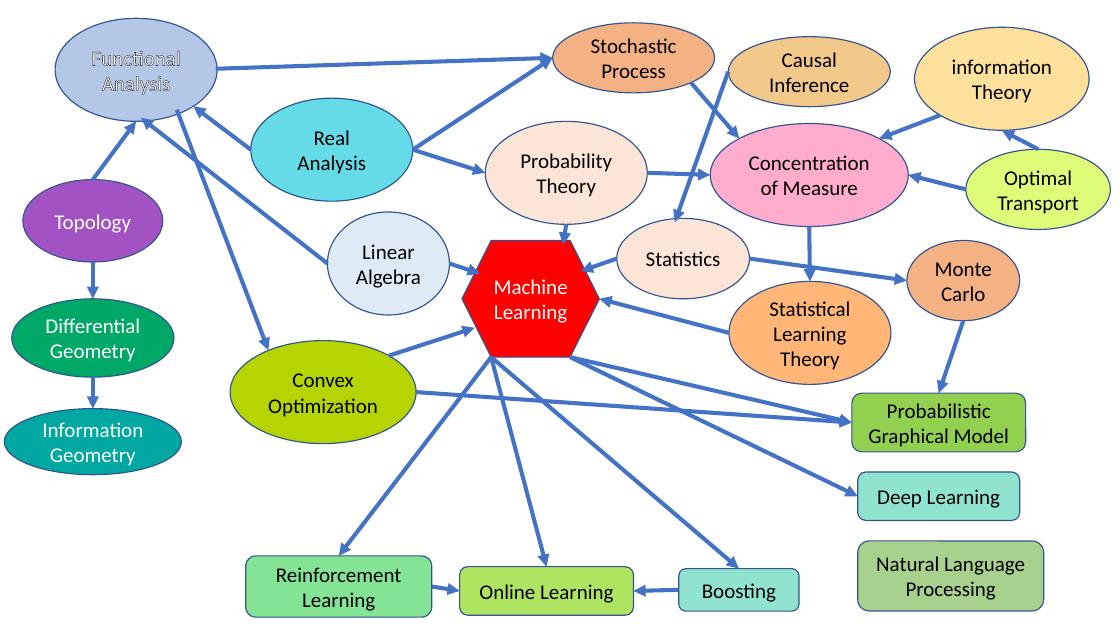
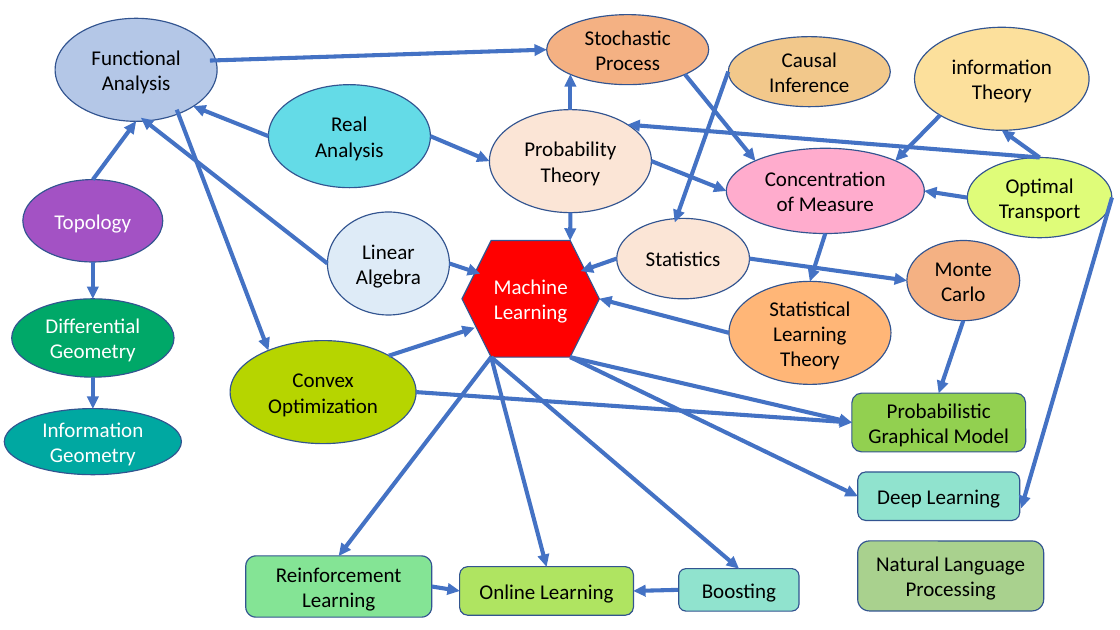
Before and after one commit to TianpeiLuke/SelfStudyNotes, a slide deck: slide 1 of knowledge_graph.pptx. Drawn at 1120x630 pixels with LibreOffice and Linux fonts; fonts in the diff are those of the drawing. Boxes give left, top, right and bottom in pixels: in the first picture for what was removed or moved away, otherwise in the second. Text is boxed around its words. In the diff, an @@ line names an element or a change of style, - is before the commit and + after.

```diff
--- a/knowledge_graph.pptx
+++ b/knowledge_graph.pptx
@@ ellipse "Functional Analysis" at (55,18,218,122): text colour #FFFFFF to #000000 @@
@@ ellipse "Stochastic Process": place and size @@
-ellipse "Stochastic Process" at (553,23,715,92)
+ellipse "Stochastic Process" at (547,14,709,84)
@@ arrow moved from (216, 69) - (553, 58) to (210, 60) - (547, 50) @@
@@ ellipse "Real Analysis": place and size @@
-ellipse "Real Analysis" at (251,98,413,202)
+ellipse "Real Analysis" at (269,85,431,188)
@@ arrow moved from (413, 150) - (553, 58) to (571, 109) - (571, 75) @@
@@ arrow moved from (691, 82) - (739, 139) to (685, 75) - (755, 160) @@
@@ arrow moved from (251, 150) - (193, 106) to (269, 136) - (193, 106) @@
@@ ellipse "Probability Theory": place and size @@
-ellipse "Probability Theory" at (486,121,648,224)
+ellipse "Probability Theory" at (490,109,652,213)
@@ arrow moved from (940, 115) - (880, 139) to (940, 115) - (896, 160) @@
@@ arrow moved from (413, 150) - (486, 173) to (430, 136) - (490, 161) @@
@@ arrow added from (1040, 158) to (628, 124), #4472C4 3.5 pt @@
@@ ellipse "Concentration of Measure": place and size @@
-ellipse "Concentration of Measure" at (711,124,909,227)
+ellipse "Concentration of Measure" at (727,149,925,234)
@@ arrow moved from (1038, 150) - (1002, 130) to (1040, 158) - (1002, 130) @@
@@ arrow moved from (648, 173) - (711, 175) to (651, 161) - (727, 191) @@
@@ ellipse "Optimal Transport": place and size @@
-ellipse "Optimal Transport" at (966,150,1111,229)
+ellipse "Optimal Transport" at (968,158,1112,238)
@@ arrow moved from (966, 189) - (908, 175) to (968, 197) - (924, 191) @@
@@ arrow added from (1112, 197) to (1022, 508), #4472C4 3.5 pt @@
@@ arrow moved from (566, 224) - (563, 245) to (571, 213) - (571, 240) @@
@@ arrow moved from (809, 227) - (810, 281) to (826, 234) - (810, 281) @@
```
Also in this commit, not shown: 1 other file.
